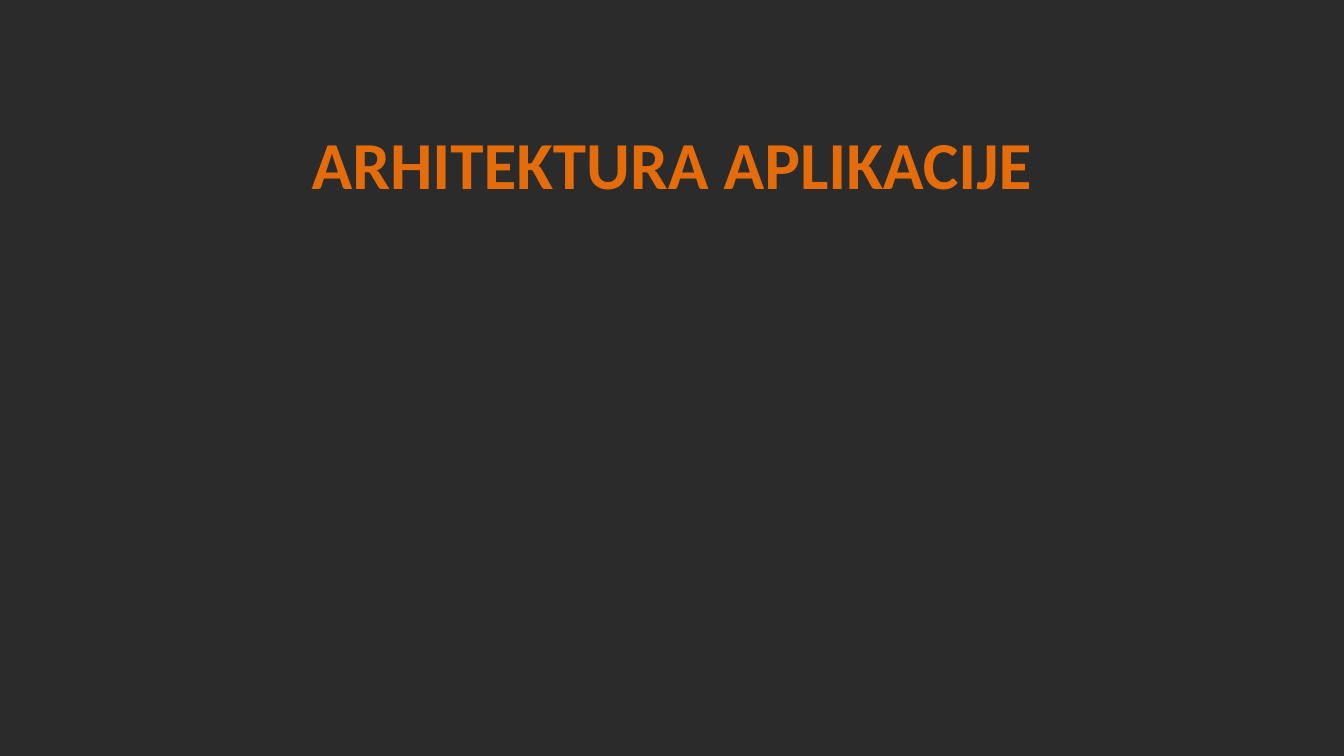
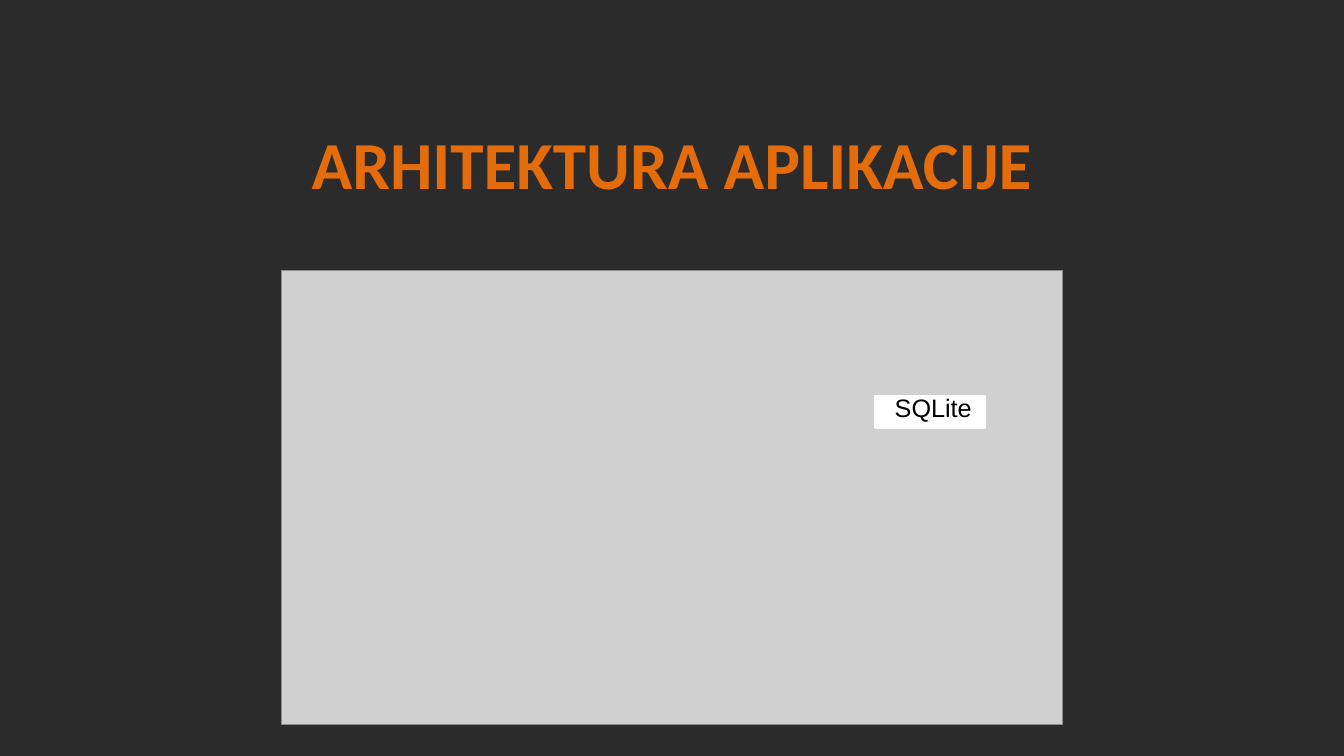
Before and after one commit to PlatnjakNikola/Web-aplikacija-za-recepte, a slide deck: slide 13 of DOKUMENTACIJA/webappRecepti.pptx. Drawn at 1344x756 pixels with LibreOffice and Linux fonts; fonts in the diff are those of the drawing; grey boxes stand for pictures; background and template pictures are left out; a plain dark background stands for a picture behind light text. Boxes give left, top, right and bottom in pixels: in the first picture for what was removed or moved away, otherwise in the second. Text is boxed around its words. In the diff, an @@ line names an element or a change of style, - is before the commit and + after.

Commit message:
prezentacija

```diff
--- a/DOKUMENTACIJA/webappRecepti.pptx
+++ b/DOKUMENTACIJA/webappRecepti.pptx
@@ picture added at [281,271,1063,726] @@
@@ rectangle added at [876,396,985,429], fill #FFFFFF, outline #FFFFFF 2 pt @@
@@ text added at [895,398,972,422], 18 pt, text #000000 @@
+SQLite
```
